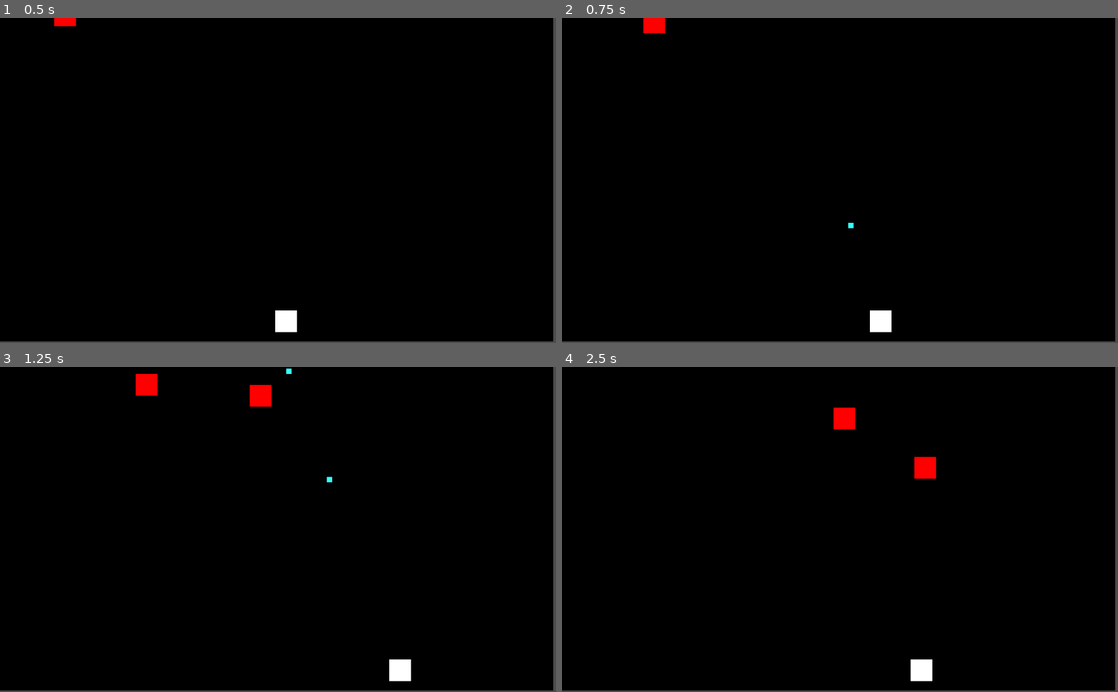
Above: before the commit, frames 1-4 (two rows, left to right).
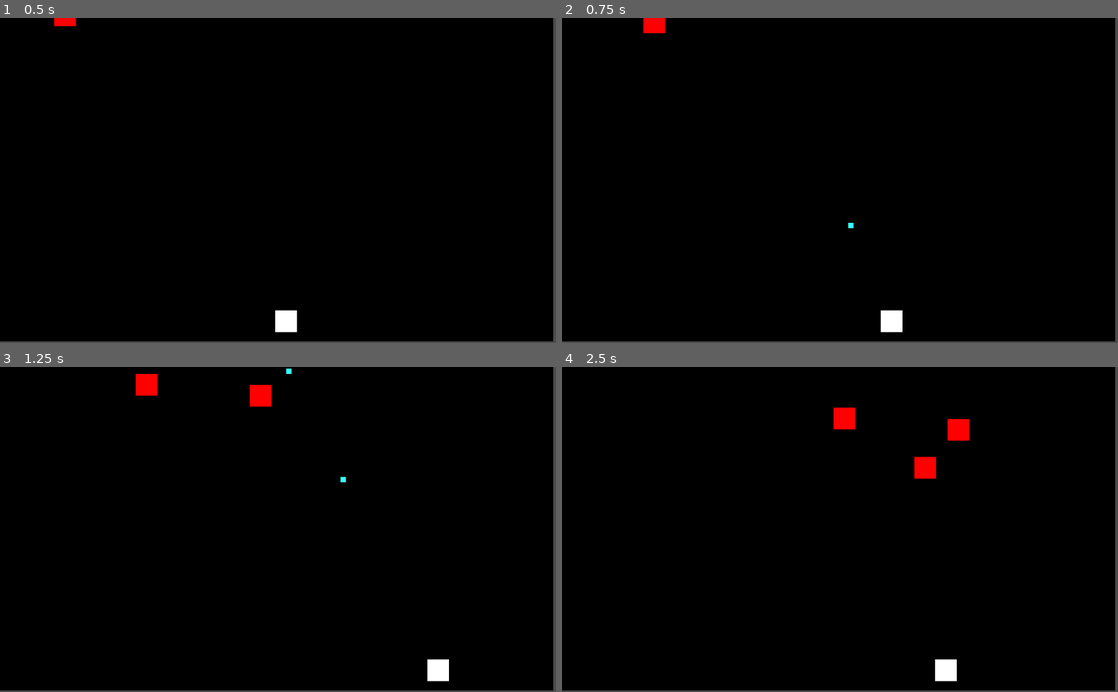
Above: after the commit, the same moments.

Repository: johnnybigoode-zz/not-gradius
Game: Godot game, scene res://MainRoot.tscn
Two runs of this game, one before a commit and one after it. Both use one fixed random seed, a clock stepped at 60 frames per second and the inputs below.
Inputs:
- Up to frame 1 (0.5 s): no input
- Up to frame 2 (0.75 s): tap Enter (ui_accept) at 0.5 s; hold Right (ui_right) from 0.53 s (still down)
- Up to frame 3 (1.25 s): keep holding Right (ui_right); tap Enter (ui_accept) at 0.77 s
- Up to frame 4 (2.5 s): release Right (ui_right) at 1.28 s; hold Left (ui_left) 1.28-2.03 s; tap Enter (ui_accept) at 1.52 s; hold Right (ui_right) from 2.03 s (still down)

Frame 1 is identical in both runs. In frame 2, 0.3% of the frame differs, in the area x 55-62%, y 89-97%; in frame 3, 0.6%; in frame 4, 0.8%, in the area x 62-74%, y 16-97%.

Commit message:
Player can be killed if collision with enemy

Diff:
--- a/MainRoot.tscn
+++ b/MainRoot.tscn
@@ -1,9 +1,11 @@
-[gd_scene load_steps=5 format=2]
+[gd_scene load_steps=6 format=2]
 
 [ext_resource path="res://Shooter.gd" type="Script" id=1]
 [ext_resource path="res://Bullet.tscn" type="PackedScene" id=2]
 [ext_resource path="res://Enemy.tscn" type="PackedScene" id=3]
 [ext_resource path="res://MainRoot.gd" type="Script" id=4]
+
+[sub_resource type="RectangleShape2D" id=1]
 
 [node name="MainRoot" type="Node2D"]
 script = ExtResource( 4 )
@@ -35,8 +37,17 @@
 "_edit_use_anchors_": false
 }
 
+[node name="Area2D" type="Area2D" parent="Shooter"]
+
+[node name="CollisionShape2D" type="CollisionShape2D" parent="Shooter/Area2D"]
+position = Vector2( 20, 20 )
+scale = Vector2( 2, 2 )
+shape = SubResource( 1 )
+
 [node name="Bullet" parent="." instance=ExtResource( 2 )]
 position = Vector2( -100, 0 )
 
 [node name="Enemy" parent="." instance=ExtResource( 3 )]
 position = Vector2( 0, -50 )
+
+[connection signal="area_entered" from="Shooter/Area2D" to="Shooter" method="_on_Area2D_area_entered"]
--- a/Shooter.gd
+++ b/Shooter.gd
@@ -1,6 +1,6 @@
 extends Node2D
 
-const speed = 300
+const speed = 400
 var Bullet = load("res://Bullet.tscn")
 var hasShot = 0
 var shipWidth = 40
@@ -22,3 +22,9 @@
 			get_parent().add_child(b)
 
 	hasShot -= 1
+
+
+func _on_Area2D_area_entered(area):
+	if(area.is_in_group("Enemy")):
+		area.get_parent().queue_free()
+		self.queue_free()
